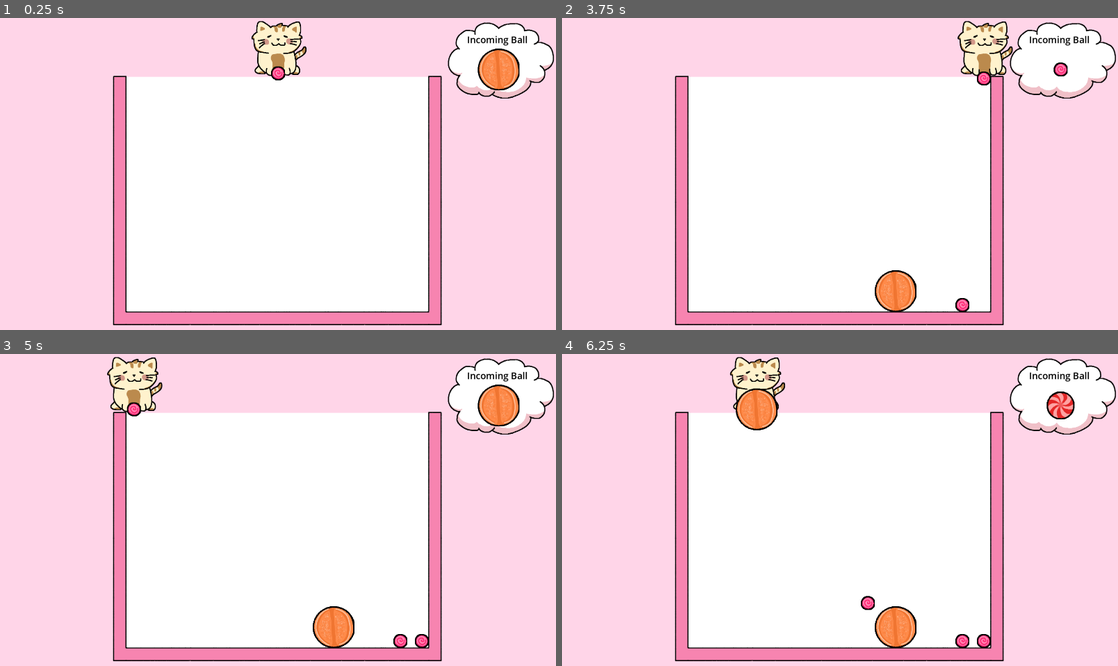
Above: before the commit, frames 1-4 (two rows, left to right).
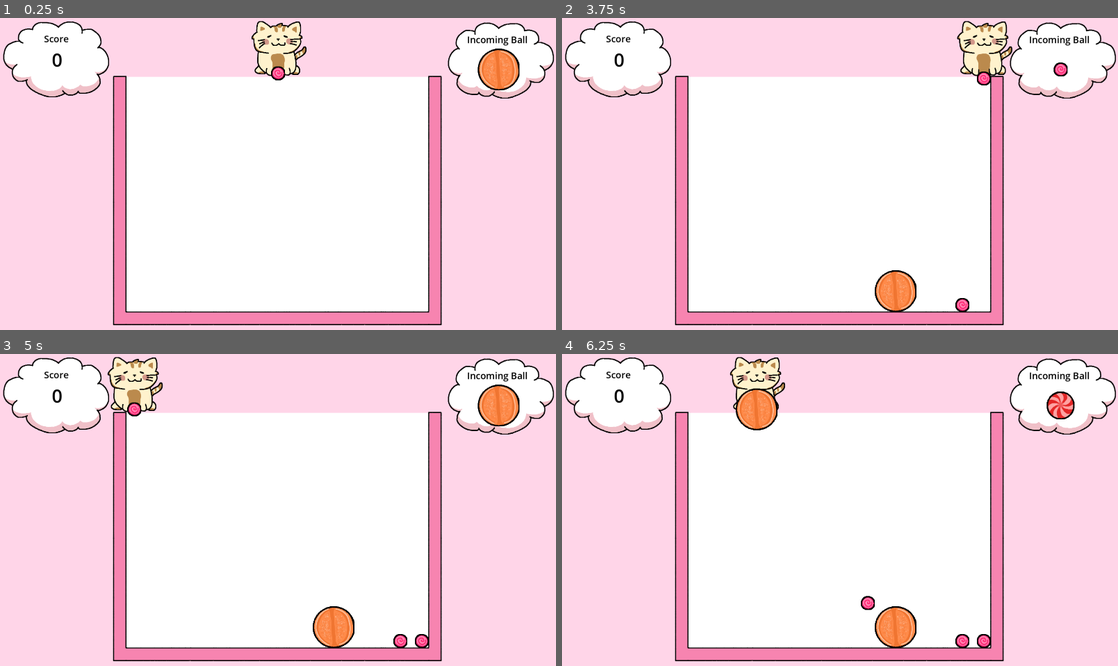
Above: after the commit, the same moments.

Repository: jadicodes/candy-drop
Game: Godot game, scene res://world/world.tscn
Two runs of this game, one before a commit and one after it. Both use one fixed random seed, a clock stepped at 60 frames per second and the inputs below.
Inputs (mouse positions are in pixels of both pictures, inside the frame that each line leads up to):
- Up to frame 1 (0.25 s): no input
- Up to frame 2 (3.75 s): tap Enter at 0.5 s; move the mouse to (962, 158) at 0.52 s; press the mouse at (962, 158) at 0.53 s; move the mouse to (728, 189) at 1.27 s; release the mouse at (728, 189) at 1.28 s; click (728, 189) at 1.35 s; move the mouse to (895, 105) at 2.02 s; press the mouse at (895, 105) at 2.03 s; move the mouse to (812, 236) at 2.77 s; release the mouse at (812, 236) at 2.78 s; click (812, 236) at 2.85 s; move the mouse to (1006, 220) at 3.52 s; press the mouse at (1006, 220) at 3.53 s
- Up to frame 3 (5 s): move the mouse to (111, 463) at 4.27 s; release the mouse at (111, 463) at 4.28 s; click (111, 463) at 4.35 s
- Up to frame 4 (6.25 s): move the mouse to (867, 510) at 5.02 s; press the mouse at (867, 510) at 5.03 s; move the mouse to (756, 432) at 5.77 s; release the mouse at (756, 432) at 5.78 s; click (756, 432) at 5.85 s

The runs differ from the first frame. In frame 1, 3.5% of the frame differs, in the area x 0-20%, y 1-26%; in frame 2, 3.9%; in frame 3, 3.9%, in the area x 0-30%, y 0-26%; in frame 4, 3.5%.

Commit message:
Add scoring system and display

Diff:
--- a/project/ball/ball.gd
+++ b/project/ball/ball.gd
@@ -26,32 +26,34 @@
 }
 
 var _collided_balls := []
+var _multiplier := 1
 
 var _ball_color: int:
 	set(state):
 		if state == colors.PINK:
-			_set_ball_properties(PINK, 24, 11)
+			_set_ball_properties(PINK, 24, 11, 1)
 		if state == colors.RED:
-			_set_ball_properties(RED, 48, 10)
+			_set_ball_properties(RED, 48, 10, 2)
 		if state == colors.ORANGE:
-			_set_ball_properties(ORANGE, 72, 9)
+			_set_ball_properties(ORANGE, 72, 9, 3)
 		if state == colors.YELLOW:
-			_set_ball_properties(YELLOW, 96, 8)
+			_set_ball_properties(YELLOW, 96, 8, 4)
 		if state == colors.GREEN:
-			_set_ball_properties(GREEN, 120, 7)
+			_set_ball_properties(GREEN, 120, 7, 5)
 		if state == colors.LIGHT_BLUE:
-			_set_ball_properties(LIGHT_BLUE, 144, 6)
+			_set_ball_properties(LIGHT_BLUE, 144, 6, 6)
 		if state == colors.DARK_BLUE:
-			_set_ball_properties(DARK_BLUE, 168, 5)
+			_set_ball_properties(DARK_BLUE, 168, 5, 7)
 		if state == colors.PURPLE:
-			_set_ball_properties(PURPLE, 192, 4)
+			_set_ball_properties(PURPLE, 192, 4, 8)
 		_ball_color = state
 
 
-func _set_ball_properties(tex, rad, kg) -> void:
+func _set_ball_properties(tex, rad, kg, mult) -> void:
 	_set_sprite_texture(tex)
 	_set_collision_radius(rad)
 	_set_mass(kg)
+	_set_multiplier(mult)
 
 
 func set_color(color: int) -> void:
@@ -71,6 +73,10 @@
 	mass = kg
 
 
+func _set_multiplier(mult: int) -> void:
+	_multiplier = mult
+
+
 func _on_collision_detector_body_entered(body) -> void:
 	if body is Ball:
 		_collided_balls.append(body)
@@ -87,6 +93,10 @@
 	return _ball_color
 
 
+func _return_multiplier() -> int:
+	return _multiplier
+
+
 func _get_collisions():
 	for i in range(_collided_balls.size()):
 		if _collided_balls[i] != self and _collided_balls[i]._return_color() == _return_color():
--- a/project/cat/cat.tscn
+++ b/project/cat/cat.tscn
@@ -4,7 +4,7 @@
 [ext_resource type="Texture2D" uid="uid://4lycomu64ncs" path="res://cat/cat.png" id="2_0ebrv"]
 
 [sub_resource type="CapsuleShape2D" id="CapsuleShape2D_57v4l"]
-radius = 70.0
+radius = 73.0
 height = 174.0
 
 [sub_resource type="PlaceholderTexture2D" id="PlaceholderTexture2D_m41xa"]
--- a/project/world/incoming_ball_display.tscn
+++ b/project/world/incoming_ball_display/incoming_ball_display.tscn
@@ -1,6 +1,6 @@
 [gd_scene load_steps=4 format=3 uid="uid://p7xfudp5872f"]
 
-[ext_resource type="Script" path="res://world/incoming_ball_display.gd" id="1_qse54"]
+[ext_resource type="Script" path="res://world/incoming_ball_display/incoming_ball_display.gd" id="1_qse54"]
 [ext_resource type="Texture2D" uid="uid://n48mts1afqog" path="res://world/cloud.png" id="2_c4aku"]
 
 [sub_resource type="PlaceholderTexture2D" id="PlaceholderTexture2D_be7is"]
--- a/project/world/particles.tscn
+++ b/project/world/particles/particles.tscn
@@ -1,6 +1,6 @@
 [gd_scene load_steps=2 format=3 uid="uid://ddcyx76wfjr33"]
 
-[ext_resource type="Texture2D" uid="uid://3xn37l63bgbg" path="res://world/particle.png" id="1_qpkxo"]
+[ext_resource type="Texture2D" uid="uid://3xn37l63bgbg" path="res://world/particles/particle.png" id="1_qpkxo"]
 
 [node name="Particles" type="CPUParticles2D"]
 emitting = false
--- /dev/null
+++ b/project/world/score/score_display.gd
@@ -0,0 +1,16 @@
+extends Control
+
+var score: int
+
+func _ready():
+	score = 0
+	_update_score_label()
+
+
+func _update_score_label():
+	$Cloud/Score.text = str(score)
+
+
+func _add_to_score(num):
+	score = score + num
+	_update_score_label()
--- /dev/null
+++ b/project/world/score/score_display.tscn
@@ -0,0 +1,38 @@
+[gd_scene load_steps=3 format=3 uid="uid://bepi6tiubt537"]
+
+[ext_resource type="Texture2D" uid="uid://n48mts1afqog" path="res://world/cloud.png" id="1_0wd3v"]
+[ext_resource type="Script" path="res://world/score/score_display.gd" id="1_jy011"]
+
+[node name="ScoreDisplay" type="Control"]
+layout_mode = 3
+anchors_preset = 15
+anchor_right = 1.0
+anchor_bottom = 1.0
+grow_horizontal = 2
+grow_vertical = 2
+script = ExtResource("1_jy011")
+
+[node name="Cloud" type="Sprite2D" parent="."]
+position = Vector2(192, 142)
+texture = ExtResource("1_0wd3v")
+flip_h = true
+
+[node name="Title" type="Label" parent="Cloud"]
+offset_left = -40.0
+offset_top = -93.0
+offset_right = 46.0
+offset_bottom = -48.0
+theme_override_colors/font_color = Color(0, 0, 0, 1)
+theme_override_font_sizes/font_size = 32
+text = "Score"
+
+[node name="Score" type="Label" parent="Cloud"]
+offset_left = -112.0
+offset_top = -43.0
+offset_right = 124.0
+offset_bottom = 45.0
+theme_override_colors/font_color = Color(0, 0, 0, 1)
+theme_override_font_sizes/font_size = 64
+text = "000"
+horizontal_alignment = 1
+vertical_alignment = 1
--- a/project/world/wall/wall.tscn
+++ /dev/null
@@ -1,15 +0,0 @@
-[gd_scene load_steps=2 format=3 uid="uid://dw4rjw0b2g65g"]
-
-[sub_resource type="RectangleShape2D" id="RectangleShape2D_sq1rp"]
-size = Vector2(40, 1080)
-
-[node name="Wall" type="StaticBody2D"]
-
-[node name="ColorRect" type="ColorRect" parent="."]
-offset_right = 40.0
-offset_bottom = 1080.0
-color = Color(1, 0.54902, 0.615686, 1)
-
-[node name="CollisionShape2D" type="CollisionShape2D" parent="."]
-position = Vector2(20, 540)
-shape = SubResource("RectangleShape2D_sq1rp")
--- a/project/world/world.gd
+++ b/project/world/world.gd
@@ -79,6 +79,8 @@
 	_ball.set_color(color)
 	_ball.global_position = pos
 
+	_calculate_score()
+
 
 func _on_timer_timeout() -> void:
 	$Cat._next_ball()
@@ -106,3 +108,8 @@
 
 func _on_lose_timer_timeout() -> void:
 	get_tree().change_scene_to_file("res://menus/lose_menu.tscn")
+
+
+func _calculate_score():
+	var mult = _ball._return_multiplier()
+	$ScoreDisplay._add_to_score(10 * mult)
--- a/project/world/world.tscn
+++ b/project/world/world.tscn
@@ -1,10 +1,11 @@
-[gd_scene load_steps=11 format=3 uid="uid://dpexjv1puyyhu"]
+[gd_scene load_steps=12 format=3 uid="uid://dpexjv1puyyhu"]
 
 [ext_resource type="Script" path="res://world/world.gd" id="1_n5cpv"]
 [ext_resource type="PackedScene" uid="uid://bh7tdnn74p43n" path="res://cat/cat.tscn" id="3_8k7rl"]
-[ext_resource type="PackedScene" uid="uid://p7xfudp5872f" path="res://world/incoming_ball_display.tscn" id="4_rg6vh"]
+[ext_resource type="PackedScene" uid="uid://p7xfudp5872f" path="res://world/incoming_ball_display/incoming_ball_display.tscn" id="4_rg6vh"]
 [ext_resource type="Texture2D" uid="uid://1ng3jp6oki5y" path="res://world/walls.png" id="5_art37"]
-[ext_resource type="PackedScene" uid="uid://ddcyx76wfjr33" path="res://world/particles.tscn" id="5_d0fa3"]
+[ext_resource type="PackedScene" uid="uid://ddcyx76wfjr33" path="res://world/particles/particles.tscn" id="5_d0fa3"]
+[ext_resource type="PackedScene" uid="uid://bepi6tiubt537" path="res://world/score/score_display.tscn" id="6_y6sg2"]
 
 [sub_resource type="RectangleShape2D" id="RectangleShape2D_ie0kb"]
 size = Vector2(44, 1056.37)
@@ -12,6 +13,21 @@
 [sub_resource type="SegmentShape2D" id="SegmentShape2D_xtiqc"]
 a = Vector2(1133, -8)
 b = Vector2(10, -8)
+
+[sub_resource type="Animation" id="Animation_ox32g"]
+length = 0.001
+tracks/0/type = "value"
+tracks/0/imported = false
+tracks/0/enabled = true
+tracks/0/path = NodePath("DoNotCrossLine:color")
+tracks/0/interp = 1
+tracks/0/loop_wrap = true
+tracks/0/keys = {
+"times": PackedFloat32Array(0),
+"transitions": PackedFloat32Array(1),
+"update": 0,
+"values": [Color(1, 1, 1, 1)]
+}
 
 [sub_resource type="Animation" id="Animation_8uttg"]
 resource_name = "danger"
@@ -28,21 +44,6 @@
 "transitions": PackedFloat32Array(1, 1, 1, 1, 1, 1, 1, 1),
 "update": 0,
 "values": [Color(1, 1, 1, 1), Color(1, 1, 1, 1), Color(1, 0.521569, 0.458824, 1), Color(1, 1, 1, 1), Color(1, 0.407843, 0.341176, 1), Color(1, 1, 1, 1), Color(1, 0.192157, 0.152941, 1), Color(0.639216, 0, 0.0117647, 1)]
-}
-
-[sub_resource type="Animation" id="Animation_ox32g"]
-length = 0.001
-tracks/0/type = "value"
-tracks/0/imported = false
-tracks/0/enabled = true
-tracks/0/path = NodePath("DoNotCrossLine:color")
-tracks/0/interp = 1
-tracks/0/loop_wrap = true
-tracks/0/keys = {
-"times": PackedFloat32Array(0),
-"transitions": PackedFloat32Array(1),
-"update": 0,
-"values": [Color(1, 1, 1, 1)]
 }
 
 [sub_resource type="AnimationLibrary" id="AnimationLibrary_4m6c7"]
@@ -126,6 +127,8 @@
 [node name="LoseTimer" type="Timer" parent="."]
 wait_time = 5.0
 
+[node name="ScoreDisplay" parent="." instance=ExtResource("6_y6sg2")]
+
 [connection signal="timeout" from="Timer" to="." method="_on_timer_timeout"]
 [connection signal="body_entered" from="DangerLine" to="." method="_on_danger_line_body_entered"]
 [connection signal="body_exited" from="DangerLine" to="." method="_on_danger_line_body_exited"]
Renamed: project/world/incoming_ball_display.gd -> project/world/incoming_ball_display/incoming_ball_display.gd
Renamed: project/world/particle.png -> project/world/particles/particle.png
Not shown, changed: project/world/particles/particle.png.import
